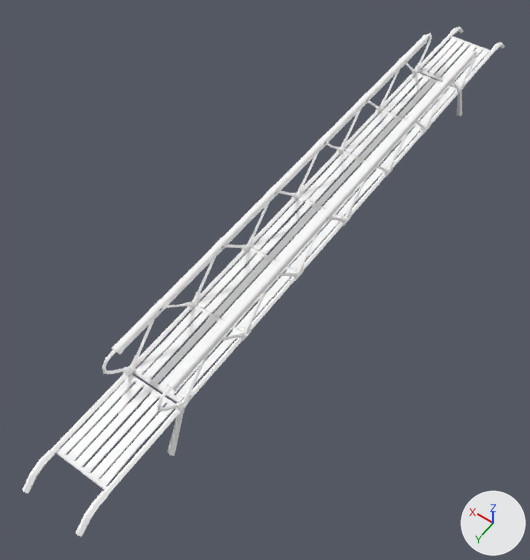
An edit to the glTF model public/siege/scifi/desert_SM_Prop_Bridge_Large_01.gltf, drawn before and after from the same camera.
The view is the same before and after, from a 50 mm camera at (-5.0, 3.96, 10.73) aimed at (0.27, -3.43, -0.88). Lighting does not change. The marker at lower right points along +X, +Y and +Z. The older version comes first. Where no turn or scale is listed for an object, it has been applied to the vertices.

Objects in the first picture: 'SM_Prop_Bridge_Large_01', 'SM_Prop_Bridge_Large_Ramp_01', 'SM_Prop_Bridge_Large_Ramp_02', 'SM_Prop_Bridge_Rail_Large_01', 'SM_Prop_Bridge_Rail_Large_02'.
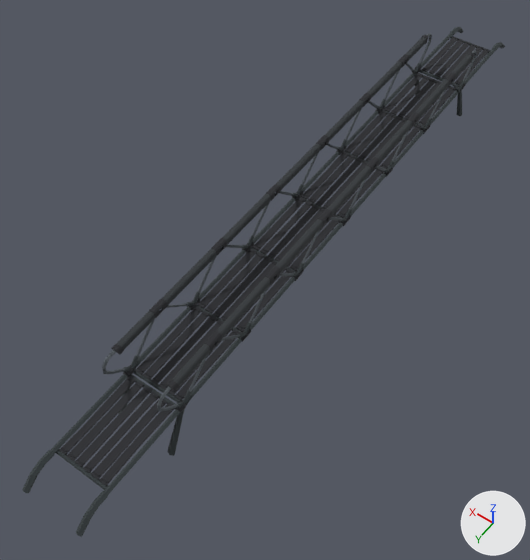
Boxes [x1, y1, x2, y2] around the edits, measured in the pictures (530 x 560 px):
'SM_Prop_Bridge_Large_01', surface changed: [133, 70, 463, 405] in both
'SM_Prop_Bridge_Large_Ramp_01', surface changed (white to black): [22, 367, 186, 537] in both
'SM_Prop_Bridge_Rail_Large_02', surface changed: [157, 50, 477, 456] in both
'SM_Prop_Bridge_Rail_Large_01', surface changed: [102, 33, 432, 415] in both
'SM_Prop_Bridge_Large_Ramp_02', surface changed (white to black): [415, 27, 505, 88] in both

Patch to the scene script:
```diff
--- a/public/siege/scifi/desert_SM_Prop_Bridge_Large_01.gltf.py
+++ b/public/siege/scifi/desert_SM_Prop_Bridge_Large_01.gltf.py
@@ img_polygonnaturebiomess2_ariddesert_texture_01 @@
+img_polygonnaturebiomess2_ariddesert_texture_01 = load_image('PolygonNatureBiomesS2_AridDesert_Texture_01', 'PolygonNatureBiomesS2_AridDesert_Texture_01.webp', 4096, 4096, 'sRGB')
@@ mat_lambert1906 @@
 mat_lambert1906 = principled_material('lambert1906')
-mat_lambert1906.base_color = (1.0, 1.0, 1.0)  # white #ffffff
+mat_lambert1906.texture = img_polygonnaturebiomess2_ariddesert_texture_01
 mat_lambert1906.roughness = 1.0
```
